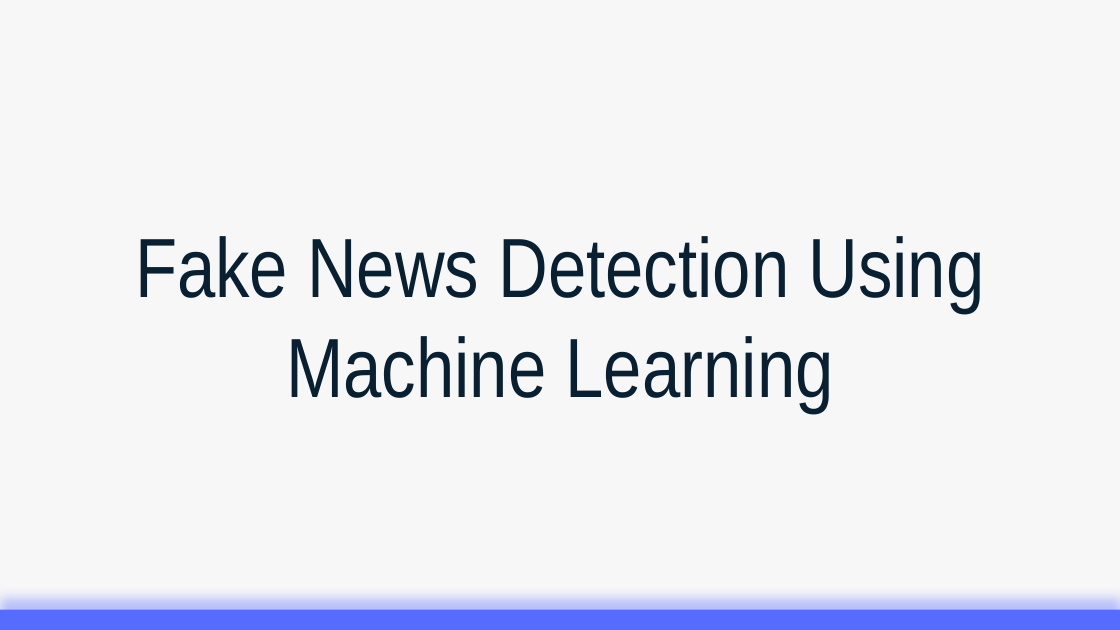
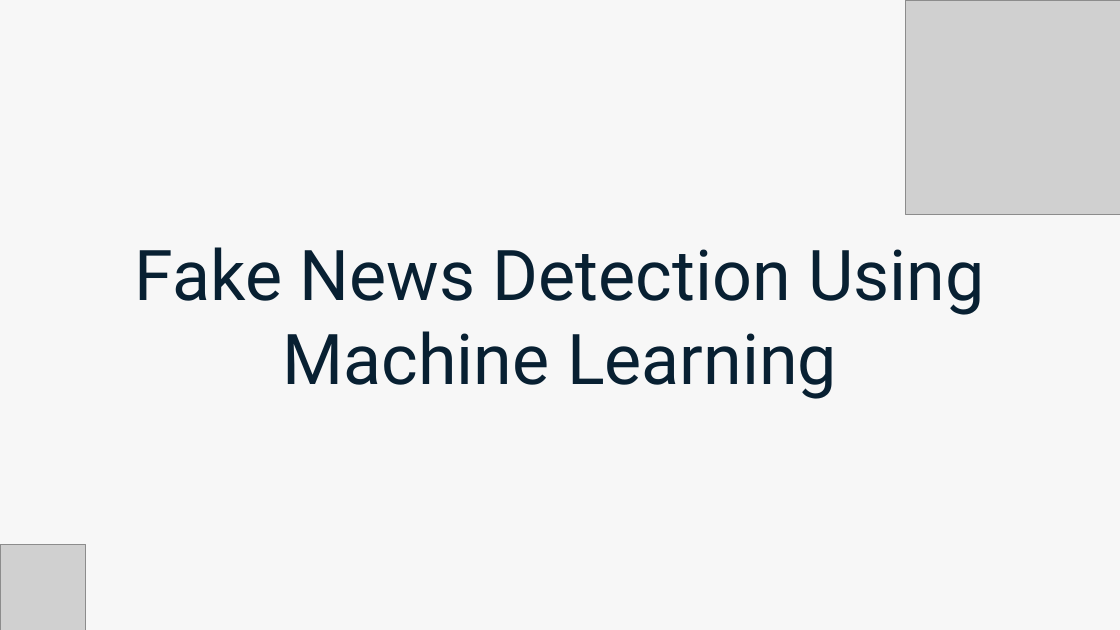
Before and after one commit to ashishyadav2/PentaSem, a slide deck: slide 2 of Presentation/SEM-5-Mini-Project-Presentation.pptx. Drawn at 1120x630 pixels with LibreOffice and Linux fonts; fonts in the diff are those of the drawing; grey boxes stand for pictures. Boxes give left, top, right and bottom in pixels: in the first picture for what was removed or moved away, otherwise in the second. Text is boxed around its words. In the diff, an @@ line names an element or a change of style, - is before the commit and + after.

```diff
--- a/Presentation/SEM-5-Mini-Project-Presentation.pptx
+++ b/Presentation/SEM-5-Mini-Project-Presentation.pptx
@@ picture added at [906,0,1120,214] @@
@@ text "Fake News Detection Using Machine ...": place and size @@
-text "Fake News Detection Using Machine ..." at [135,236,985,413]
+text "Fake News Detection Using Machine ..." at [135,247,984,399]
@@ text "Fake News Detection Using Machine ..." at [135,247,984,399]: size 72 to 60 pt, font Arial Narrow to Roboto @@
@@ picture added at [0,544,86,630] @@
@@ rectangle removed at [0,610,1120,630] @@
```
Also in this commit, not shown: 4 other slides changed, 5 slides added, 16 slides removed, 3 other files.
